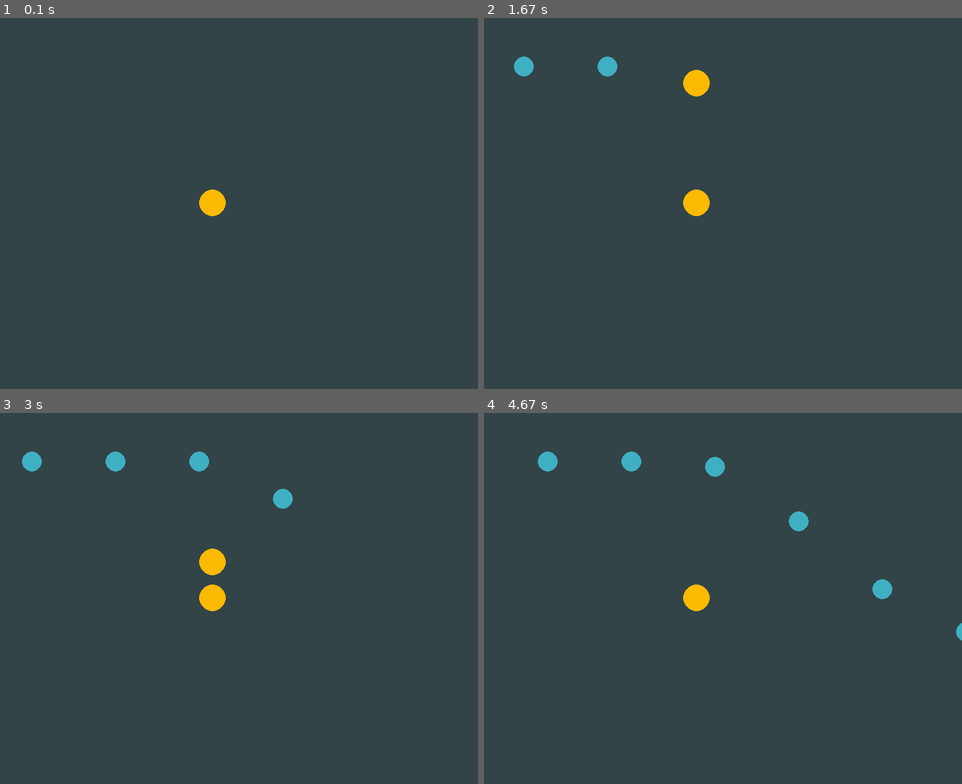
Above: before the commit, frames 1-4 (two rows, left to right).
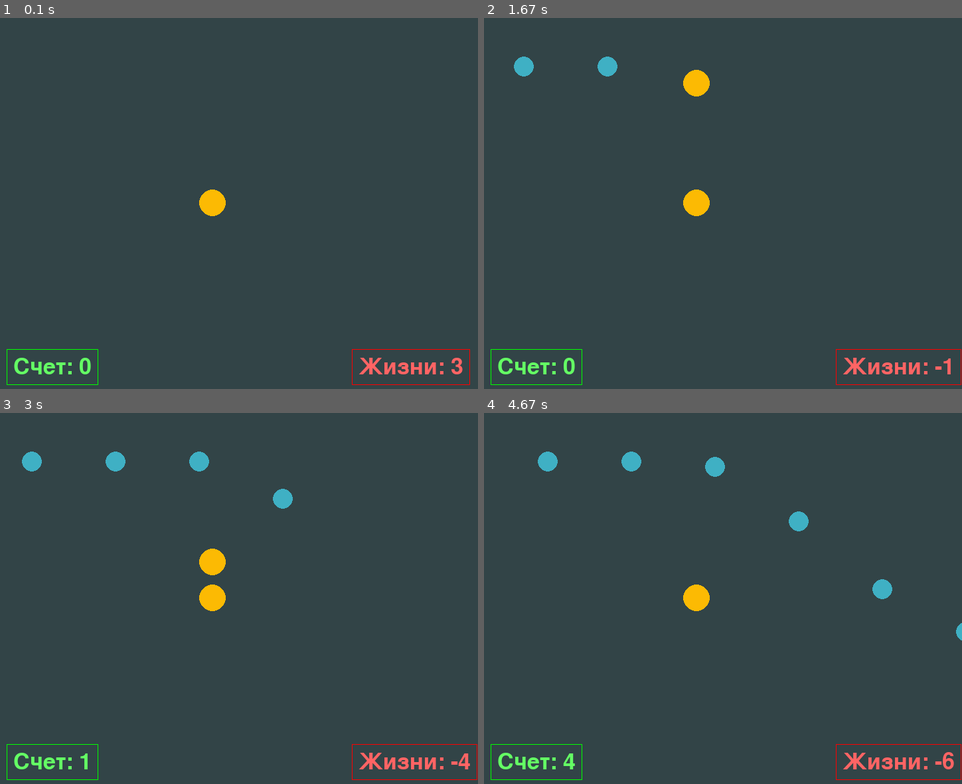
Above: after the commit, the same moments.

Repository: simkasafronova/PygameProject
Game: pygame game, started from main.py
Two runs of this game, one before a commit and one after it. Both use one fixed random seed, a clock stepped at 60 frames per second and the inputs below.
Inputs:
- Up to frame 1 (0.1 s): no input
- Up to frame 2 (1.67 s): tap Space at 0.33, 0.73, 1.03, 1.23, 1.57 s
- Up to frame 3 (3 s): tap Space at 1.87, 2.07, 2.37, 2.63, 2.97 s
- Up to frame 4 (4.67 s): tap Space at 3.27, 3.4, 3.8, 4.1, 4.47 s

The runs differ from the first frame. In frame 1, 0.9% of the frame differs, in the area x 1-99%, y 89-99%; in frame 2, 0.9%; in frame 3, 0.9%; in frame 4, 1.0%, in the area x 1-100%, y 89-99%.

Commit message:
add scores and lives

Diff:
--- a/main.py
+++ b/main.py
@@ -11,6 +11,7 @@
 
 TIMER_GENERATE_OTHERBALLS = pygame.USEREVENT + 1
 pygame.time.set_timer(TIMER_GENERATE_OTHERBALLS, 700)
+
 TIMER_CHECK_MAINBALLS = pygame.USEREVENT + 2
 pygame.time.set_timer(TIMER_CHECK_MAINBALLS, 200)
 
@@ -53,6 +54,7 @@
             self.vy = 2
             main_balls.sprites()[0].kill()
             RUNNING_STATE[0] = 0
+            SCORE_COUNTER[0] += 1
 
 
 # почему-то последний спрайт летит медленнее предыдущих
@@ -60,6 +62,30 @@
     MainBall(300, 350)
 
 
+def draw_score(surf):
+    score_text = str(SCORE_COUNTER[0])
+    font = pygame.font.Font(None, 50)
+    text = font.render('Счет: ' + score_text, True, (100, 255, 100))
+    text_x, text_y = 20, 600
+    text_w, text_h = text.get_width(), text.get_height()
+    surf.blit(text, (text_x, text_y))
+    pygame.draw.rect(surf, (0, 255, 0), (text_x - 10, text_y - 10, text_w +
+                                         20, text_h + 20), 1)
+
+
+def draw_lives(surf):
+    score_text = str(LIVES_COUNTER[0])
+    font = pygame.font.Font(None, 50)
+    text = font.render('Жизни: ' + score_text, True, (255, 100, 100))
+    text_x, text_y = 540, 600
+    text_w, text_h = text.get_width(), text.get_height()
+    surf.blit(text, (text_x, text_y))
+    pygame.draw.rect(surf, (255, 0, 0), (text_x - 10, text_y - 10, text_w +
+                                         20, text_h + 20), 1)
+
+
+SCORE_COUNTER = [0]
+LIVES_COUNTER = [3]
 RUNNING_STATE = [0]
 clock = pygame.time.Clock()
 
@@ -75,16 +101,18 @@
         if event.type == TIMER_GENERATE_OTHERBALLS:
             OtherBall(0, 150)
         if event.type == TIMER_CHECK_MAINBALLS:
-            print(len(main_balls.sprites()))
             try:
                 assert len(main_balls.sprites()) > 3
                 if main_balls.sprites()[0].rect.y < 0:
+                    LIVES_COUNTER[0] -= 1
                     main_balls.sprites()[0].kill()
                     RUNNING_STATE[0] = 0
             except AssertionError:
                 print('only 3 balls')
                 for i in range(7):
                     MainBall(300, 350)
+    draw_score(screen)
+    draw_lives(screen)
     all_sprites.draw(screen)
     other_balls.draw(screen)
     other_balls.update()
